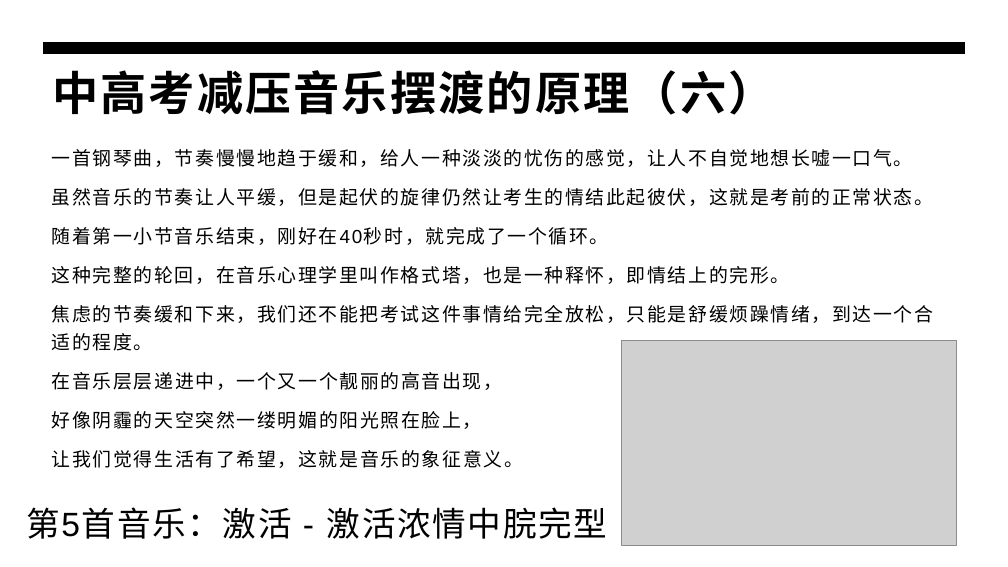
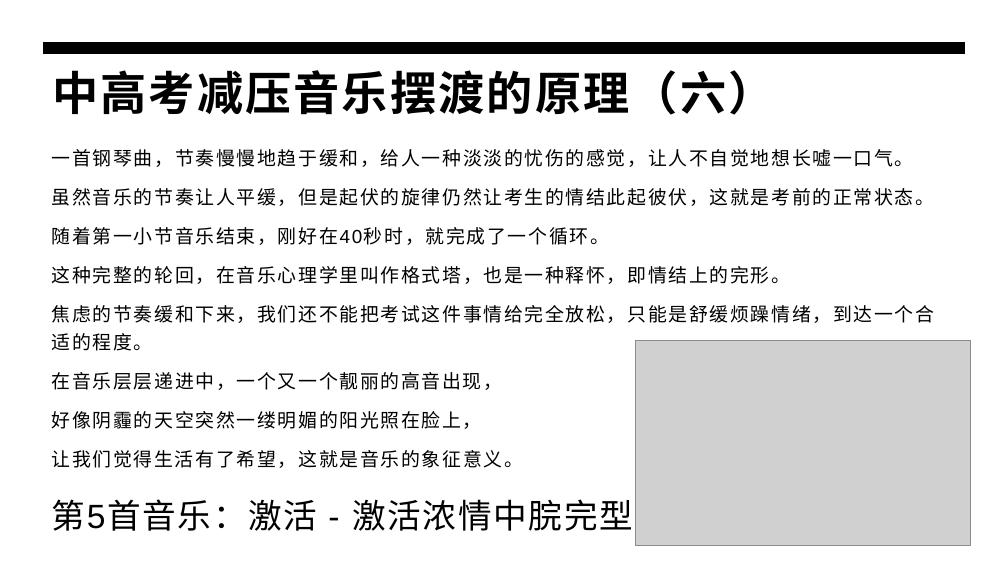
Before and after one commit to panxibei/writing, a slide deck: slide 26 of 44_心理学/30_浥尘伙伴社团原创：中高考音乐减压心理训练/PPT制作素材/浥尘伙伴社团：中高考音乐减压心理训练.pptx (slide 19 before the commit). Drawn at 1008x567 pixels with LibreOffice and Linux fonts; fonts in the diff are those of the drawing; grey boxes stand for pictures. Boxes give left, top, right and bottom in pixels: in the first picture for what was removed or moved away, otherwise in the second. Text is boxed around its words. In the diff, an @@ line names an element or a change of style, - is before the commit and + after.

```diff
--- a/44_心理学/30_浥尘伙伴社团原创：中高考音乐减压心理训练/PPT制作素材/浥尘伙伴社团：中高考音乐减压心理训练.pptx
+++ b/44_心理学/30_浥尘伙伴社团原创：中高考音乐减压心理训练/PPT制作素材/浥尘伙伴社团：中高考音乐减压心理训练.pptx
@@ picture: place and size @@
-picture at box(622, 340, 957, 545)
+picture at box(636, 340, 971, 545)
@@ text "第5首音乐：激活 - 激活浓情中脘完型": place and size @@
-text "第5首音乐：激活 - 激活浓情中脘完型" at box(26, 507, 608, 539)
+text "第5首音乐：激活 - 激活浓情中脘完型" at box(52, 499, 633, 531)
```
Also in this commit, not shown: 17 other slides changed, 12 other files.
